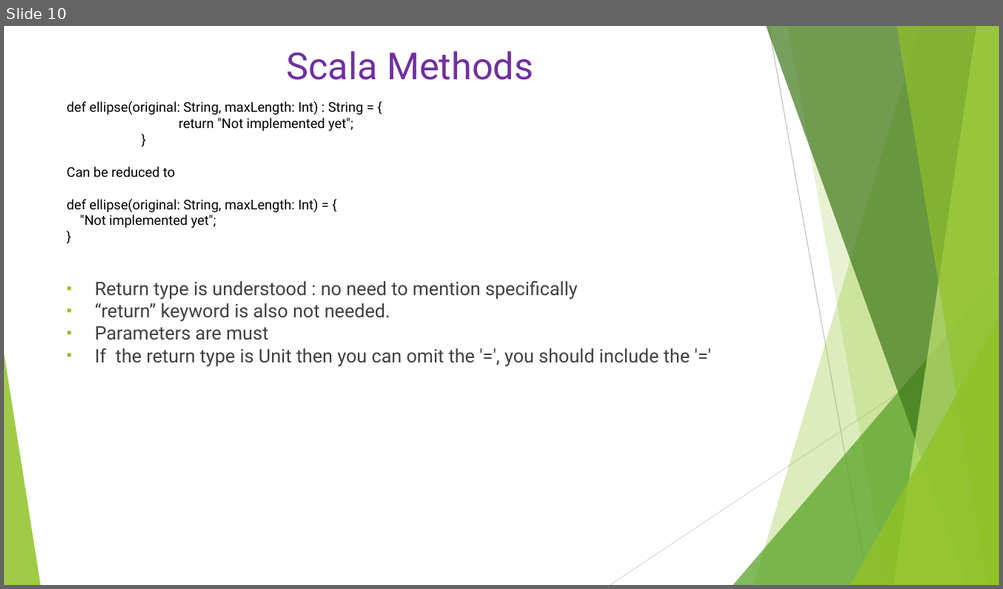
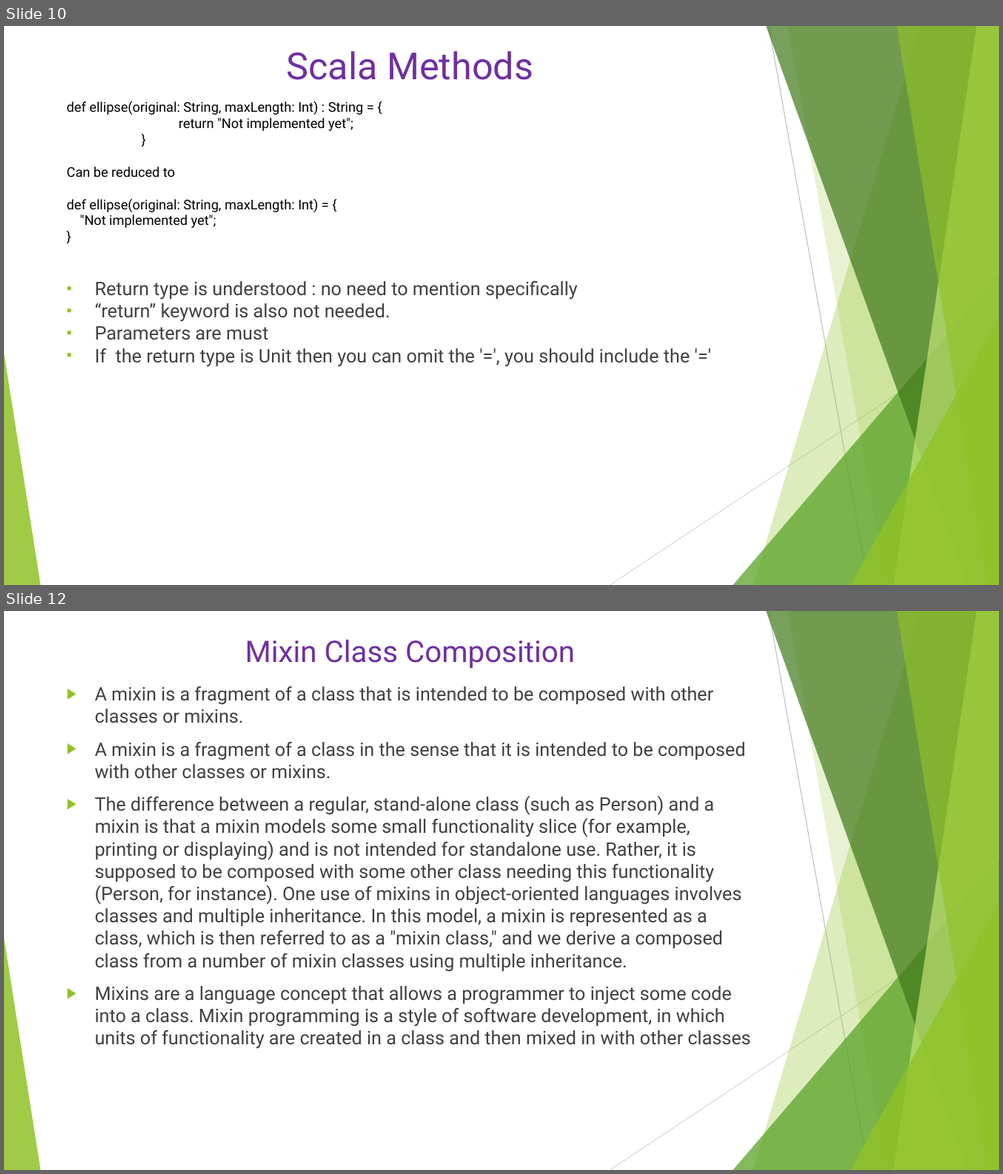
Before and after one commit to Anveshan3175/ScalaTrainingPrep, a slide deck: ScalaRepositary/ScalaTrainingPrep/Scala.pptx. Shown one above the other, each under a label of ours: slide 10 before the commit, slides 10 and 12 after it; the slides between them are not shown. The pictures are 1003x589 and 1003x1174 pixels, drawn with LibreOffice and Linux fonts; fonts in the diff are those of the drawing. Boxes give left, top, right and bottom in pixels: in the first picture for what was removed or moved away, otherwise in the second. Text is boxed around its words. In the diff, an @@ line names an element or a change of style, - is before the commit and + after.

```diff
--- a/ScalaRepositary/ScalaTrainingPrep/Scala.pptx
+++ b/ScalaRepositary/ScalaTrainingPrep/Scala.pptx
@@ slide 12 added at <box>4,611,999,1170</box>, background #FFFFFF; not listed: 10 template elements that a slide beside it also shows @@
@@ title added at <box>245,639,575,668</box>, 28.8 pt, text #7030A0 @@
+Mixin Class Composition
@@ text added at <box>95,686,751,1049</box>, 18 pt, text #404040 @@
+▶ A mixin is a fragment of a class that is intended to be composed with other classes or mixins.
+▶ A mixin is a fragment of a class in the sense that it is intended to be composed with other classes or mixins.
+▶ The difference between a regular, stand-alone class (such as Person) and a mixin is that a mixin models some small functionality slice (for example, printing or displaying) and is not intended for standalone use. Rather, it is supposed to be composed with some other class needing this functionality (Person, for instance). One use of mixins in object-oriented languages involves classes and multiple inheritance. In this model, a mixin is represented as a class, which is then referred to as a "mixin class," and we derive a composed class from a number of mixin classes using multiple inheritance.
+▶ Mixins are a language concept that allows a programmer to inject some code into a class. Mixin programming is a style of software development, in which units of functionality are created in a class and then mixed in with other classes
```
Also in this commit, not shown: 5 other slides added, 1 slide removed, 1 other file.
